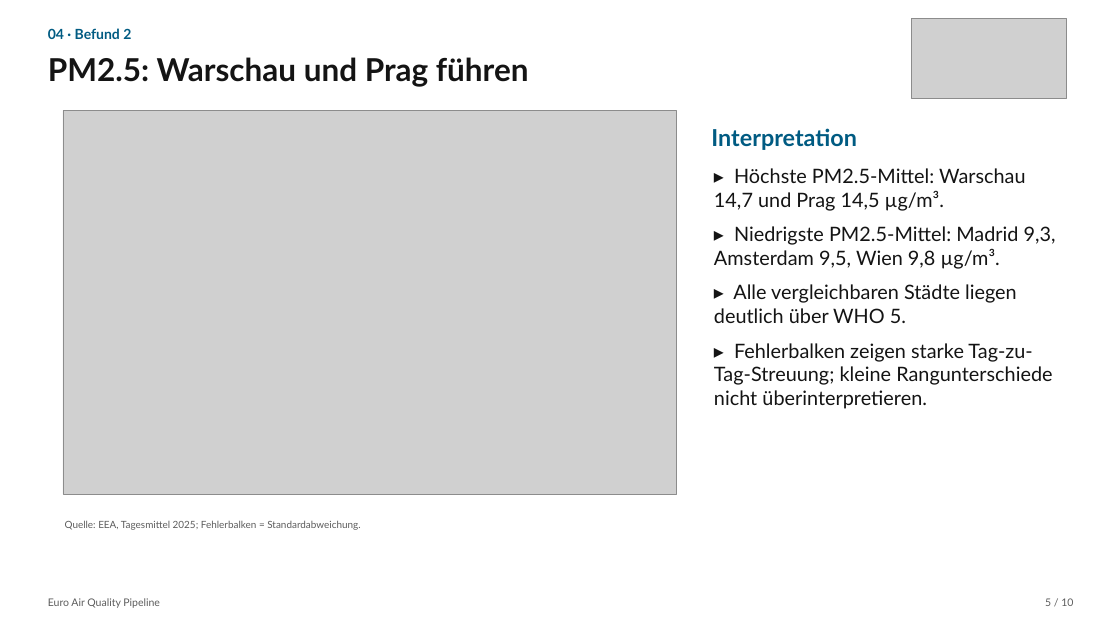
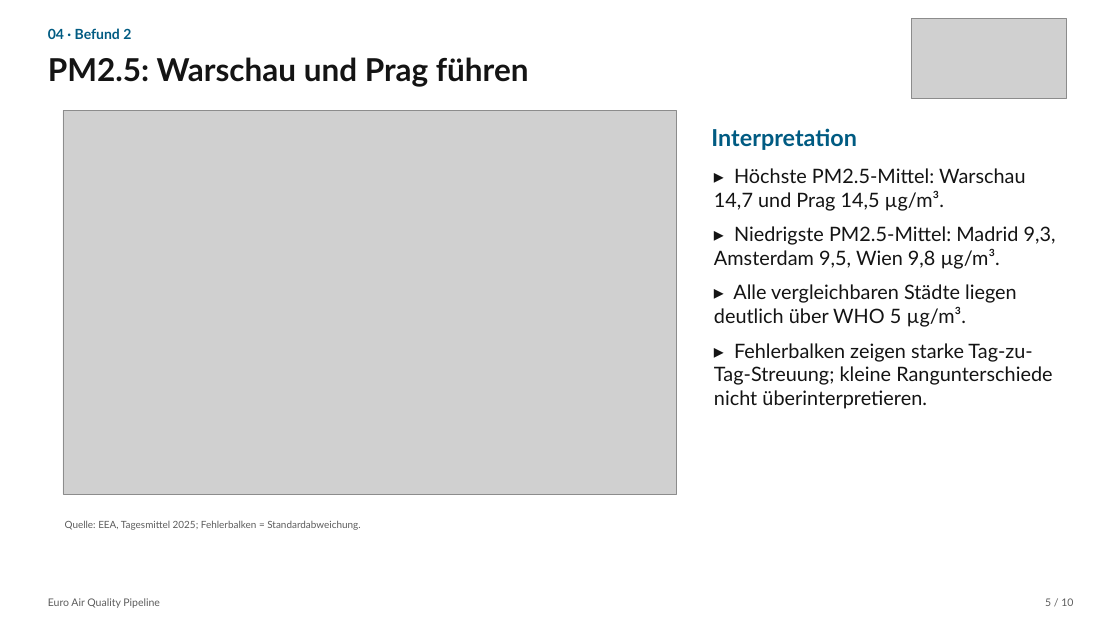
Before and after one commit to OnlyMajorG/euro-air-quality-pipeline, a slide deck: slide 5 of presentation/Euro_Air_Quality_Pipeline_FH_10Folien_v2.pptx. Drawn at 1120x630 pixels with LibreOffice and Linux fonts; fonts in the diff are those of the drawing; grey boxes stand for pictures. Boxes give left, top, right and bottom in pixels: in the first picture for what was removed or moved away, otherwise in the second. Text is boxed around its words. In the diff, an @@ line names an element or a change of style, - is before the commit and + after.

```diff
--- a/presentation/Euro_Air_Quality_Pipeline_FH_10Folien_v2.pptx
+++ b/presentation/Euro_Air_Quality_Pipeline_FH_10Folien_v2.pptx
@@ text at <box>714,284,1017,327</box>: text changed @@
-▸ Alle vergleichbaren Städte liegen deutlich über WHO 5.
+▸ Alle vergleichbaren Städte liegen deutlich über WHO 5 µg/m³.
```
Also in this commit, not shown: 1 other slide changed.
